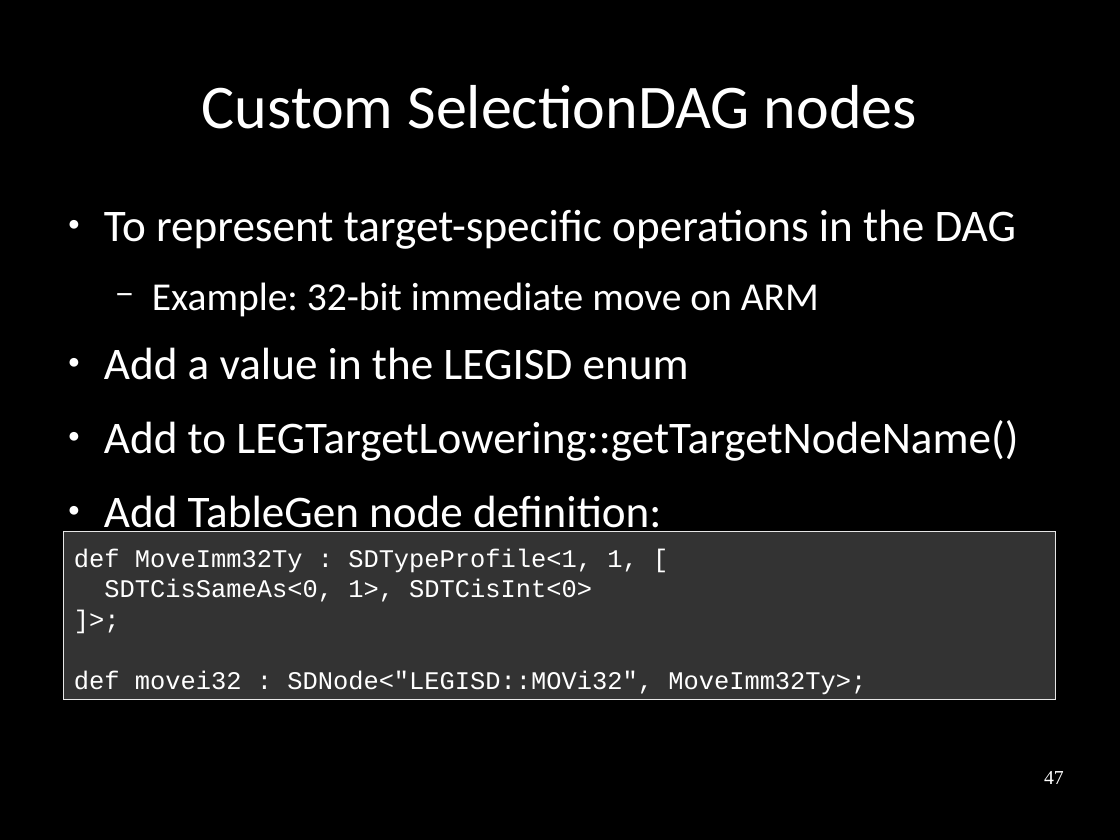
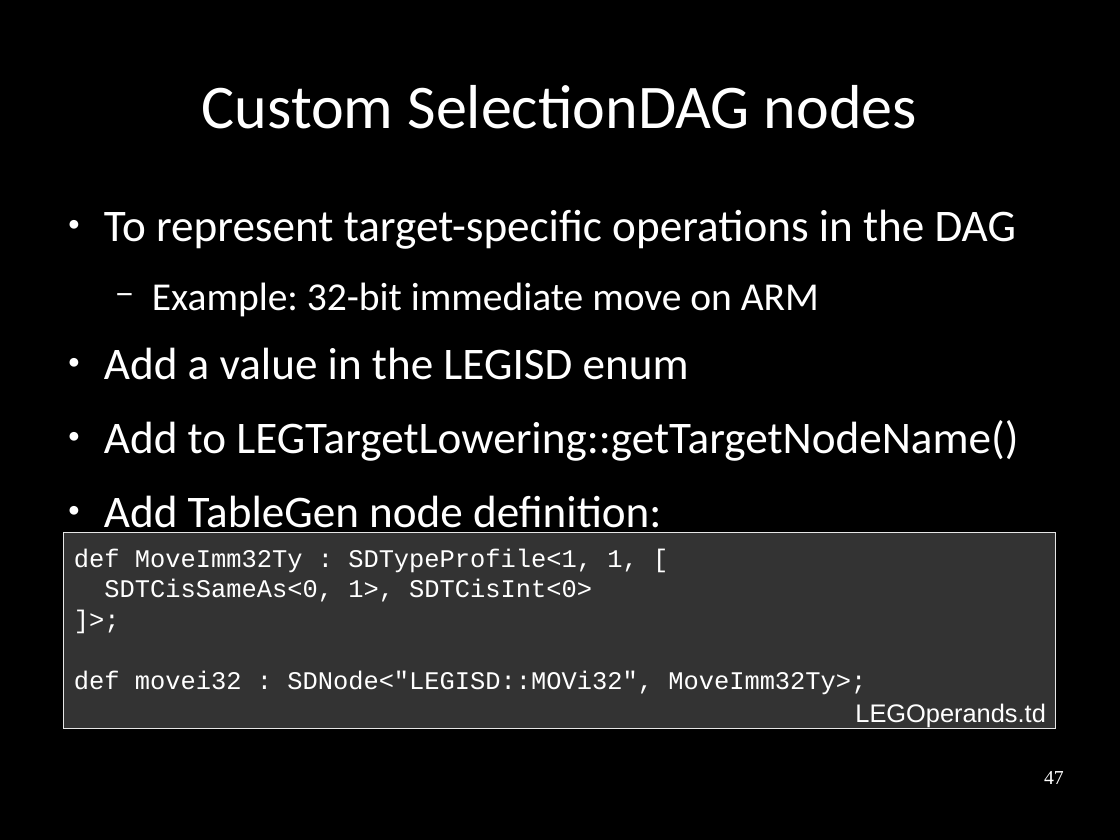
Before and after one commit to frasercrmck/llvm-leg, a slide deck: slide 47 of docs/Codeplay/Slides.odp. Drawn at 1120x840 pixels with LibreOffice and Linux fonts; fonts in the diff are those of the drawing. Boxes give left, top, right and bottom in pixels: in the first picture for what was removed or moved away, otherwise in the second. Text is boxed around its words. In the diff, an @@ line names an element or a change of style, - is before the commit and + after.

```diff
--- a/docs/Codeplay/Slides.odp
+++ b/docs/Codeplay/Slides.odp
@@ rectangle "def MoveImm32Ty : SDTypeProfile<1, 1, ...": place and size @@
-rectangle "def MoveImm32Ty : SDTypeProfile<1, 1, ..." at [64,533,1056,700]
+rectangle "def MoveImm32Ty : SDTypeProfile<1, 1, ..." at [64,533,1056,730]
@@ text added at [855,703,1045,727], 18 pt, text #FFFFFF @@
+LEGOperands.td
```
Also in this commit, not shown: 23 other slides changed.
